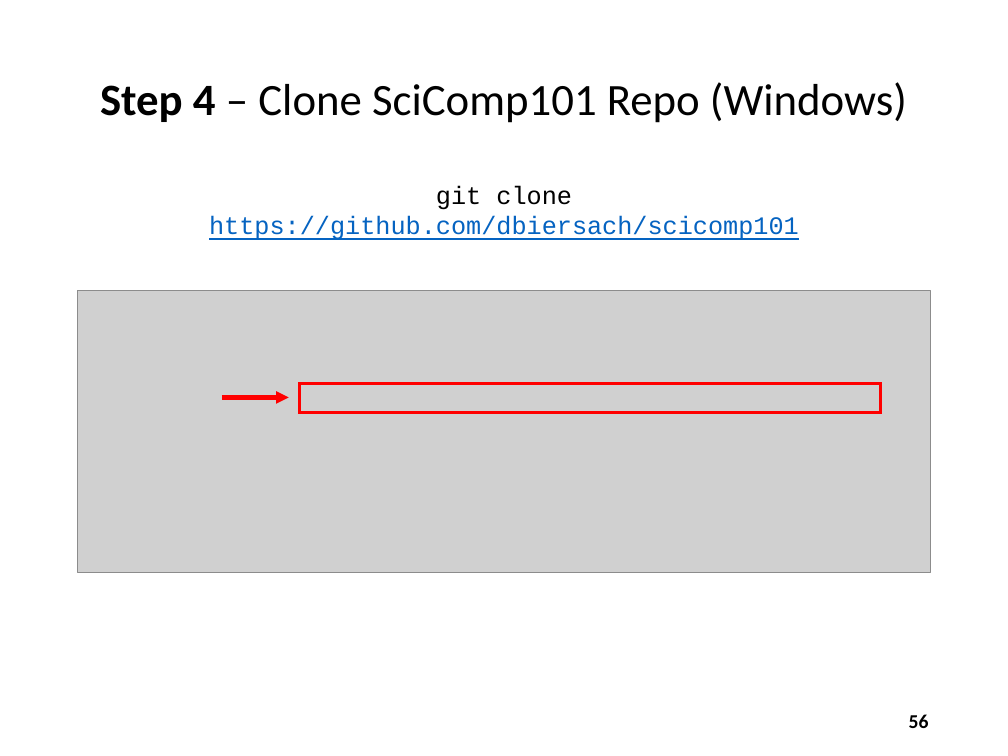
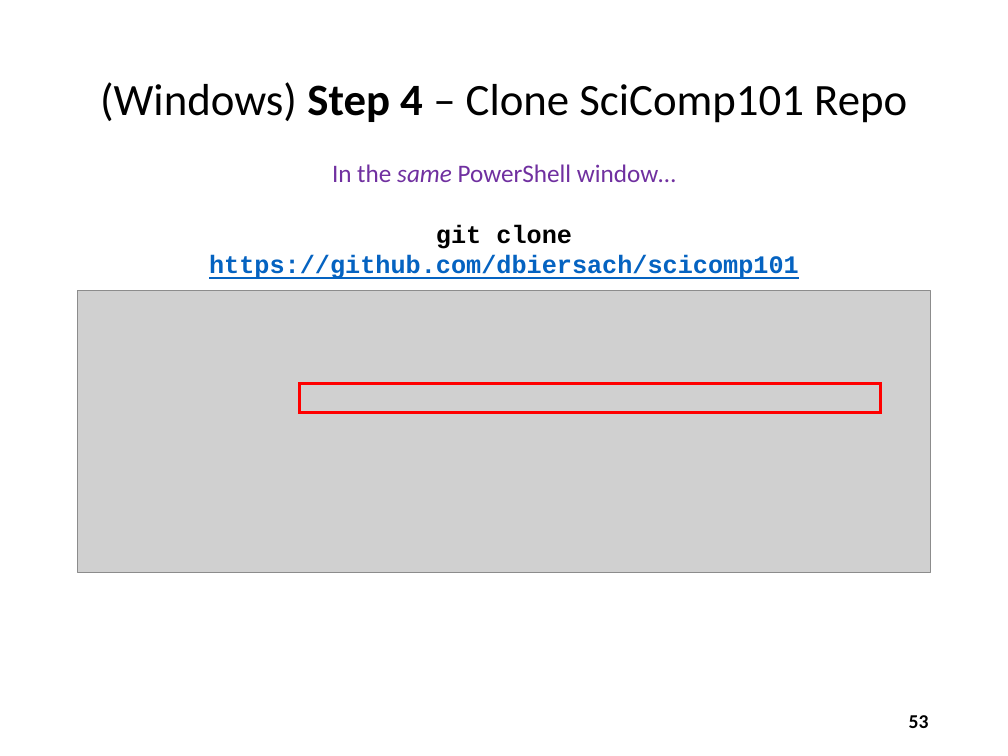
Before and after one commit to dbiersach/scicomp101, a slide deck: slide 53 of Session 01 - Introducing Scientific Computing/Session 01 - Introducing Scientific Computing.pptx (slide 56 before the commit). Drawn at 1008x756 pixels with LibreOffice and Linux fonts; fonts in the diff are those of the drawing; grey boxes stand for pictures. Boxes give left, top, right and bottom in pixels: in the first picture for what was removed or moved away, otherwise in the second. Text is boxed around its words. In the diff, an @@ line names an element or a change of style, - is before the commit and + after.

```diff
--- a/Session 01 - Introducing Scientific Computing/Session 01 - Introducing Scientific Computing.pptx
+++ b/Session 01 - Introducing Scientific Computing/Session 01 - Introducing Scientific Computing.pptx
@@ title at box(100, 82, 907, 123): text changed @@
-Step 4 – Clone SciComp101 Repo (Windows)
+(Windows) Step 4 – Clone SciComp101 Repo
@@ text added at box(332, 164, 676, 182), 18 pt, text #7030A0 @@
+In the same PowerShell window…
@@ text "git clone https://github.com/dbiersach/scicomp101": place and size @@
-text "git clone https://github.com/dbiersach/scicomp101" at box(209, 186, 799, 240)
+text "git clone https://github.com/dbiersach/scicomp101" at box(209, 225, 799, 279)
@@ text "git clone https://github.com/dbiersach/scicomp101" at box(209, 225, 799, 279): bold on @@
@@ arrow removed from (222, 397) to (288, 397) @@
@@ page number at box(909, 715, 929, 728): text changed @@
-56
+53
```
Also in this commit, not shown: 14 other slides changed, 2 slides added.
